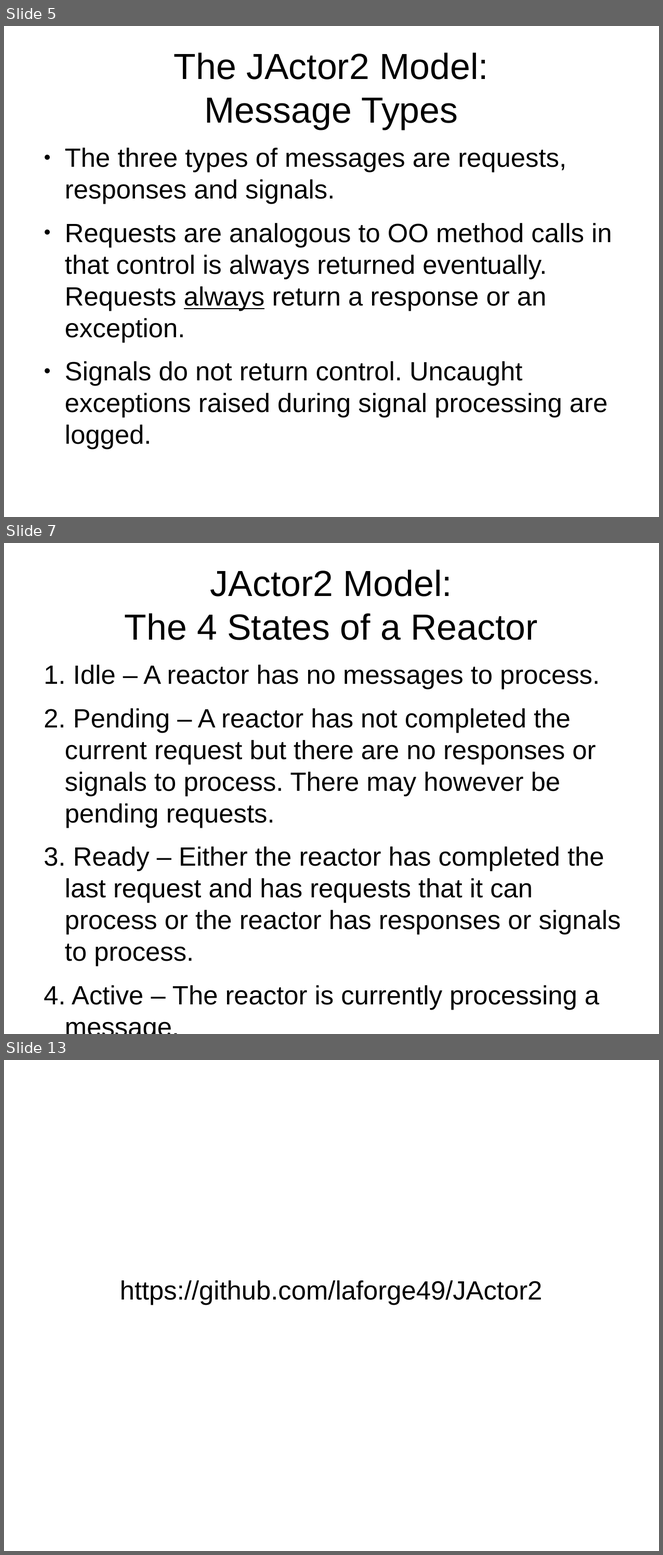
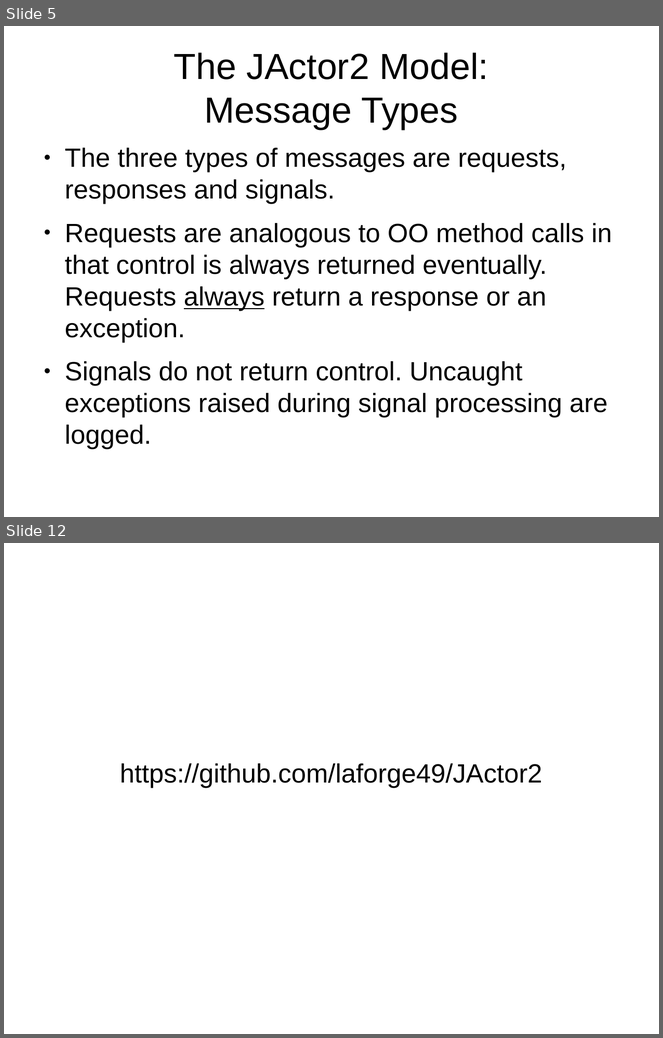
Before and after one commit to laforge49/JActor2, a slide deck: docs/JActor2Revisited.odp. Shown one above the other, each under a label of ours: slides 5, 7 and 13 before the commit, slides 5 and 12 after it; the slides between them are not shown. The pictures are 663x1555 and 663x1038 pixels, drawn with LibreOffice and Linux fonts; fonts in the diff are those of the drawing. Boxes give left, top, right and bottom in pixels: in the first picture for what was removed or moved away, otherwise in the second. Text is boxed around its words. In the diff, an @@ line names an element or a change of style, - is before the commit and + after.

```diff
--- a/docs/JActor2Revisited.odp
+++ b/docs/JActor2Revisited.odp
@@ slide 7 removed at bbox=[4, 543, 659, 1034], background #FFFFFF @@
@@ title removed at bbox=[125, 570, 538, 640] @@
-JActor2 Model:
-The 4 States of a Reactor
@@ text removed at bbox=[65, 665, 621, 1010] @@
-1. Idle – A reactor has no messages to process.
-2. Pending – A reactor has not completed the current request but there are no responses or signals to process. There may however be pending requests.
-3. Ready – Either the reactor has completed the last request and has requests that it can process or the reactor has responses or signals to process.
-4. Active – The reactor is currently processing a message.
@@ what was slide 13 is now slide 12 @@
```
Also in this commit, not shown: 8 slides changed, 1 slide added, 1 other slide removed, 1 other file.
